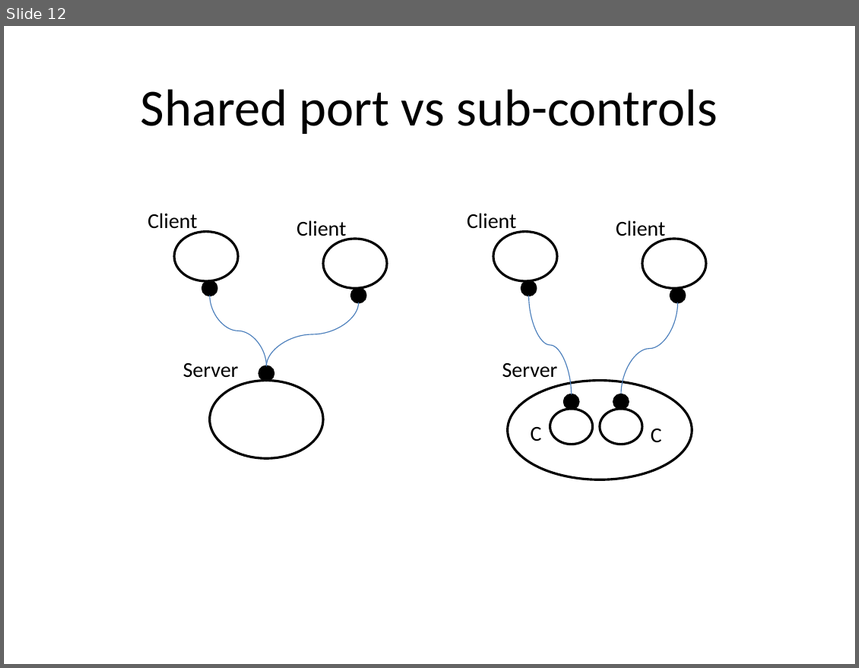
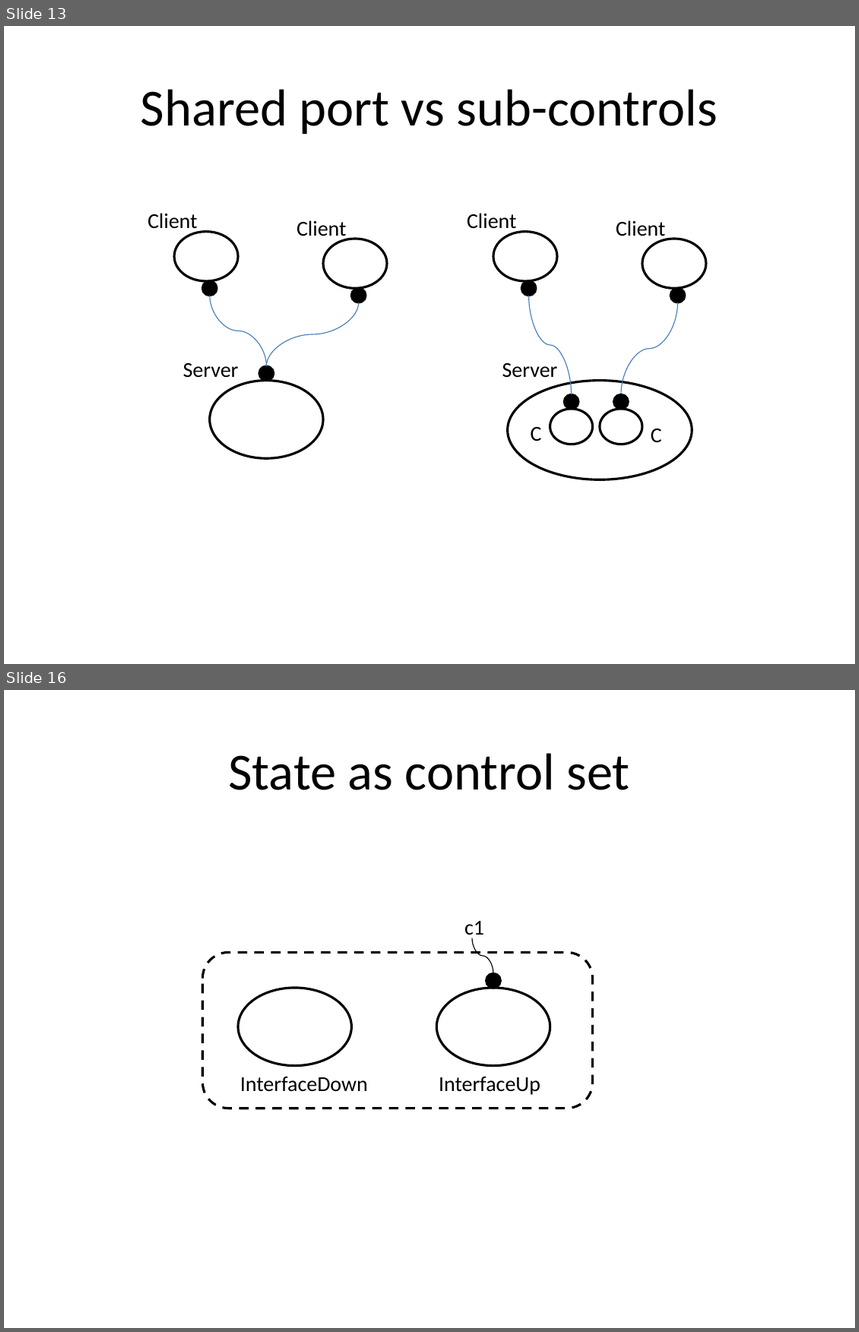
Before and after one commit to cgreenhalgh/bigraphspace, a slide deck: bigraphspace/docs/images/Cookbook_diagrams.pptx. Shown one above the other, each under a label of ours: slide 12 before the commit, slides 13 and 16 after it; the slides between them are not shown. The pictures are 859x668 and 859x1332 pixels, drawn with LibreOffice and Linux fonts; fonts in the diff are those of the drawing. Boxes give left, top, right and bottom in pixels: in the first picture for what was removed or moved away, otherwise in the second. Text is boxed around its words. In the diff, an @@ line names an element or a change of style, - is before the commit and + after.

Commit message:
added sections on state and topology to cookbook

```diff
--- a/bigraphspace/docs/images/Cookbook_diagrams.pptx
+++ b/bigraphspace/docs/images/Cookbook_diagrams.pptx
@@ slide 16 added at (x1=4, y1=690, x2=855, y2=1328), background #FFFFFF @@
@@ title added at (x1=228, y1=753, x2=630, y2=790), 44 pt, text #000000 @@
+State as control set
@@ text added at (x1=465, y1=921, x2=484, y2=940), 18 pt, text #000000 @@
+c1
@@ curved line added from (493, 973) to (472, 939), #000000 0.75 pt @@
@@ rounded rectangle added at (x1=202, y1=952, x2=592, y2=1108), outline #000000 2 pt dashed @@
@@ ellipse added at (x1=487, y1=973, x2=501, y2=988), fill #000000, outline #000000 2 pt @@
@@ ellipse added at (x1=238, y1=988, x2=351, y2=1066), fill #FFFFFF, outline #000000 2 pt @@
@@ ellipse added at (x1=436, y1=988, x2=550, y2=1066), fill #FFFFFF, outline #000000 2 pt @@
@@ text added at (x1=240, y1=1076, x2=368, y2=1092), 18 pt, text #000000 @@
+InterfaceDown
@@ text added at (x1=439, y1=1076, x2=541, y2=1095), 18 pt, text #000000 @@
+InterfaceUp
@@ what was slide 12 is now slide 13 @@
```
Also in this commit, not shown: 1 slide changed, 5 other slides added, 9 other files.
